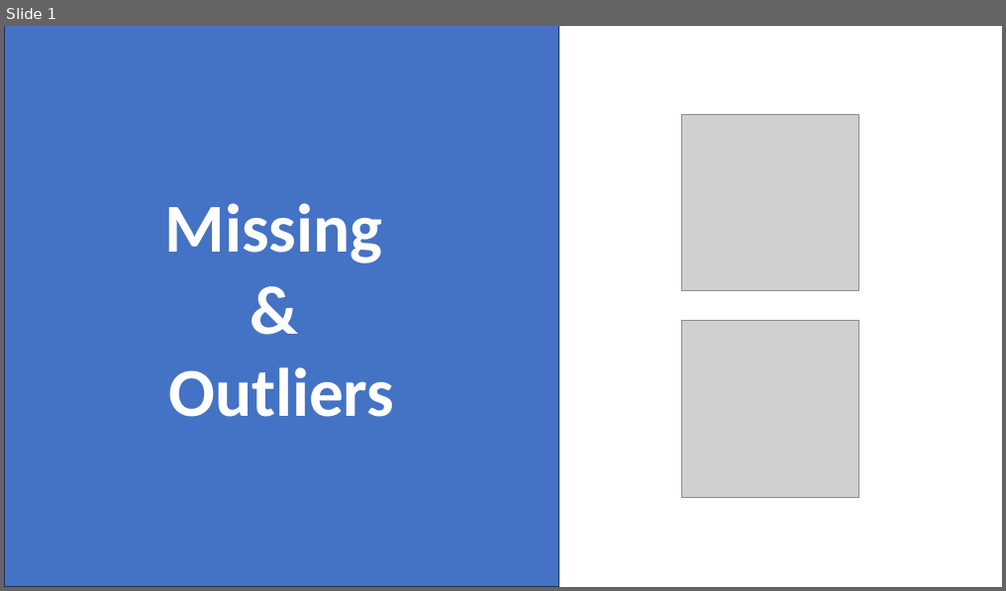
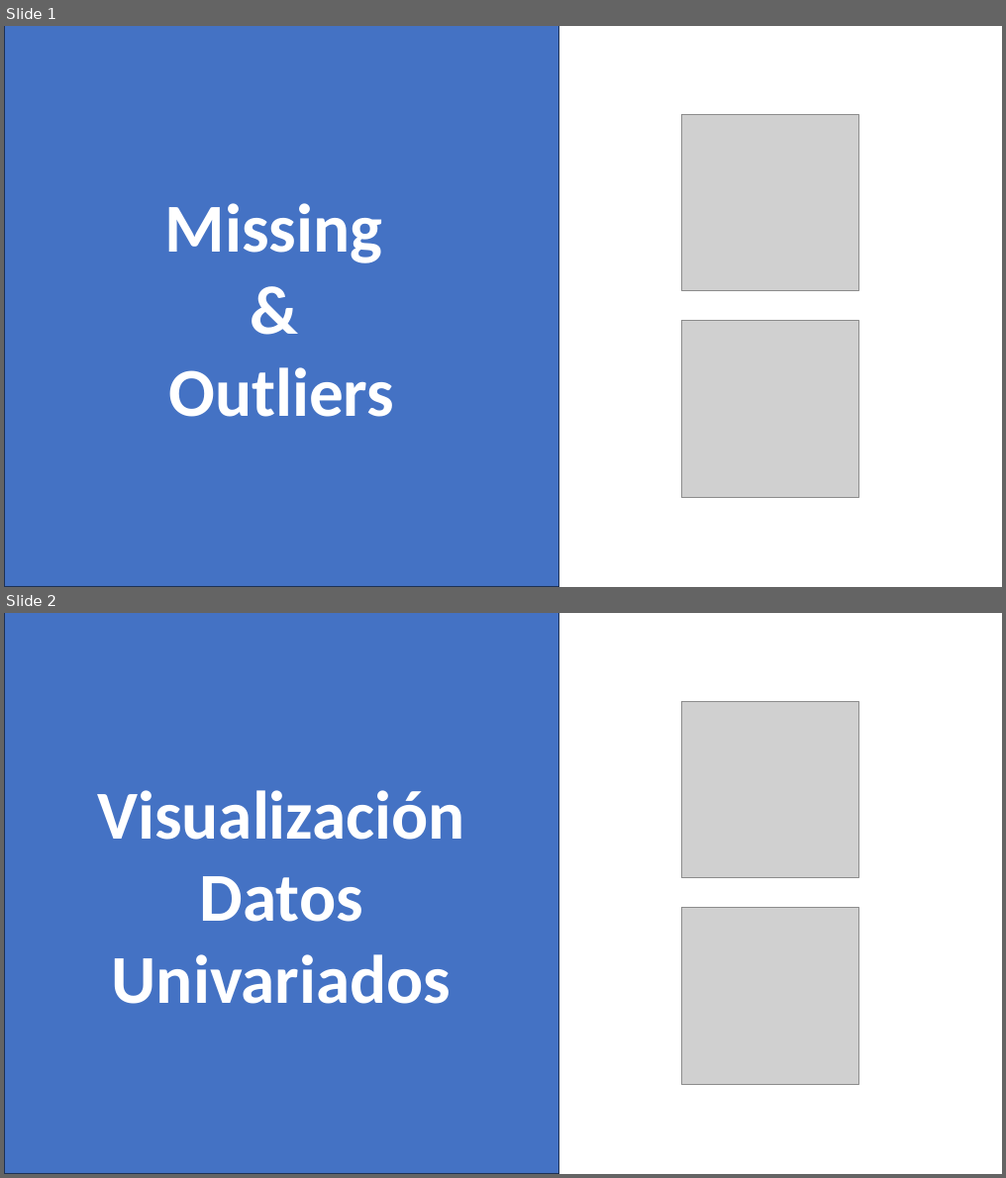
Before and after one commit to jazaineam1/Andes_ADDBD, a slide deck: Imagenes/presentacion_iconos.pptx. Shown one above the other, each under a label of ours: slide 1 before the commit, slides 1 and 2 after it. The pictures are 1006x591 and 1006x1178 pixels, drawn with LibreOffice and Linux fonts; fonts in the diff are those of the drawing; grey boxes stand for pictures. Boxes give left, top, right and bottom in pixels: in the first picture for what was removed or moved away, otherwise in the second. Text is boxed around its words. In the diff, an @@ line names an element or a change of style, - is before the commit and + after.

```diff
--- a/Imagenes/presentacion_iconos.pptx
+++ b/Imagenes/presentacion_iconos.pptx
@@ slide 2 added at [4, 613, 1002, 1174], background #FFFFFF @@
@@ rectangle added at [4, 613, 559, 1174], fill #4472C4, outline #1E3256 1 pt, 66 pt, text #FFFFFF, bold @@
+Visualización
+Datos
+Univariados
@@ picture added at [682, 701, 859, 878] @@
@@ picture added at [682, 908, 859, 1084] @@
```
